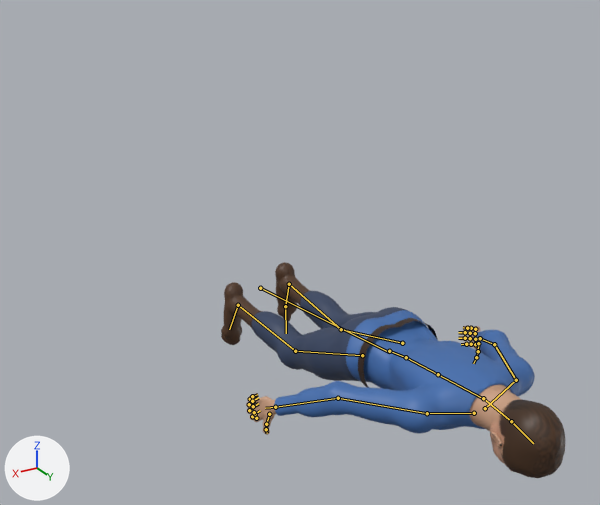
The glTF model assets/models/creatures/player.glb as it was, and as the next commit left it.
Rendered twice from a camera (50 mm lens) standing at (1.6, 3.01, 1.7) and looking at (-0.09, 0.2, 0.3). The axes (+X, +Y, +Z) are drawn at lower left. The lights are the same throughout. The first picture is the older version. Both versions are drawn at frame 19 of the action 'death'; the numbers are the values there. The bones that change, and the others that lie on the model, are drawn over the model as lines.

The first picture shows 'player'.
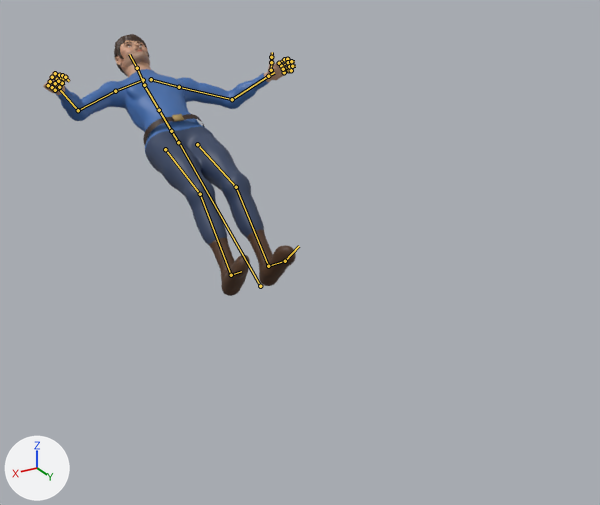
Pixel boxes (x1, y1, x2, y2) of what changed, in the pictures (600 x 505 px):
'player', posed (26% narrower, 21% taller): before (221, 262, 565, 478); after (43, 34, 296, 296)
bone 'root', root to tip: before (260, 288) to (389, 352); after (260, 286) to (178, 141)
bone 'spine', root to tip: before (406, 357) to (438, 374); after (171, 131) to (159, 110)
bone 'chest', root to tip: before (438, 374) to (481, 397); after (159, 110) to (145, 86)
bone 'upper_arm.L', root to tip: before (516, 380) to (494, 344); after (179, 87) to (232, 99)
bone 'forearm.L', root to tip: before (494, 344) to (480, 338); after (232, 99) to (268, 76)
bone 'upper_arm.R', root to tip: before (427, 413) to (338, 398); after (115, 91) to (78, 110)
bone 'forearm.R', root to tip: before (338, 398) to (275, 407); after (78, 110) to (58, 88)
bone 'index.01.R', root to tip: before (256, 418) to (252, 416); after (55, 73) to (59, 75)
bone 'index.02.R', root to tip: before (252, 416) to (255, 414); after (59, 75) to (63, 78)
bone 'index.03.R', root to tip: before (255, 414) to (260, 410); after (63, 78) to (65, 81)
bone 'middle.01.R', root to tip: before (254, 412) to (249, 410); after (52, 77) to (57, 79)
bone 'middle.02.R', root to tip: before (249, 410) to (252, 407); after (57, 79) to (62, 83)
bone 'middle.03.R', root to tip: before (252, 407) to (258, 403); after (62, 83) to (63, 85)
bone 'pinky.01.R', root to tip: before (253, 401) to (250, 399); after (48, 85) to (52, 87)
bone 'pinky.02.R', root to tip: before (250, 399) to (252, 396); after (52, 87) to (55, 90)
bone 'ring.01.R', root to tip: before (253, 406) to (249, 404); after (50, 81) to (55, 83)
bone 'ring.02.R', root to tip: before (249, 404) to (252, 401); after (55, 83) to (59, 87)
bone 'ring.03.R', root to tip: before (252, 401) to (258, 397); after (59, 87) to (60, 88)
bone 'thumb.01.R', root to tip: before (269, 414) to (266, 424); after (58, 81) to (62, 75)
bone 'thumb.02.R', root to tip: before (266, 424) to (266, 429); after (62, 75) to (65, 77)
bone 'head', root to tip: before (511, 421) to (533, 443); after (137, 68) to (129, 54)
bone 'thigh.L', root to tip: before (402, 343) to (341, 329); after (197, 144) to (236, 187)
bone 'shin.L', root to tip: before (341, 329) to (289, 284); after (236, 187) to (268, 266)
bone 'thigh.R', root to tip: before (362, 355) to (295, 351); after (165, 149) to (200, 194)
bone 'shin.R', root to tip: before (295, 351) to (238, 305); after (200, 194) to (231, 275)

What the commit changed:
Bone 'root' (bone_root) moves from (0.0, 0.07, 0.0) to (0.0, 0.079, 0.0).
Bone 'root' (bone_root) turns from (82, 0, 0) to (-62, 0, 0) degrees about its own x, y and z.
Bone 'spine' (bone_spine) turns from (4, 0, 0) to (2, 0, 0) degrees about its own x, y and z.
Bone 'chest' (bone_chest) turns from (0, 0, 0) to (0, 4, 0) degrees about its own x, y and z.
Bone 'upper_arm.L' (bone_upper_arm_l) turns from (3, -2, -10) to (4, -6, 19) degrees about its own x, y and z.
Bone 'forearm.L' (bone_forearm_l) turns from (12, 0, 0) to (45, 0, 0) degrees about its own x, y and z.
Bone 'upper_arm.R' (bone_upper_arm_r) turns from (3, 2, 10) to (4, 6, -19) degrees about its own x, y and z.
Bone 'forearm.R' (bone_forearm_r) turns from (12, 0, 0) to (45, 0, 0) degrees about its own x, y and z.
Bone 'index.01.R' (bone_index_01_r) turns from (0, 0, 34) to (0, 0, 62) degrees about its own x, y and z.
Bone 'index.02.R' (bone_index_02_r) turns from (0, 0, 45) to (0, 0, 81) degrees about its own x, y and z.
Bone 'index.03.R' (bone_index_03_r) turns from (0, 0, 26) to (0, 0, 47) degrees about its own x, y and z.
Bone 'middle.01.R' (bone_middle_01_r) turns from (0, 0, 34) to (0, 0, 62) degrees about its own x, y and z.
Bone 'middle.02.R' (bone_middle_02_r) turns from (0, 0, 45) to (0, 0, 81) degrees about its own x, y and z.
Bone 'middle.03.R' (bone_middle_03_r) turns from (0, 0, 26) to (0, 0, 47) degrees about its own x, y and z.
Bone 'pinky.01.R' (bone_pinky_01_r) turns from (0, 0, 38) to (0, 0, 68) degrees about its own x, y and z.
Bone 'pinky.02.R' (bone_pinky_02_r) turns from (0, 0, 49) to (0, 0, 89) degrees about its own x, y and z.
Bone 'ring.01.R' (bone_ring_01_r) turns from (0, 0, 36) to (0, 0, 65) degrees about its own x, y and z.
Bone 'ring.02.R' (bone_ring_02_r) turns from (0, 0, 47) to (0, 0, 85) degrees about its own x, y and z.
Bone 'ring.03.R' (bone_ring_03_r) turns from (0, 0, 27) to (0, 0, 49) degrees about its own x, y and z.
Bone 'thumb.01.R' (bone_thumb_01_r) turns from (1, 0, 7) to (-9, 0, 33) degrees about its own x, y and z.
Bone 'thumb.02.R' (bone_thumb_02_r) turns from (2, 0, 15) to (-13, 0, 41) degrees about its own x, y and z.
Bone 'head' (bone_head) turns from (0, 0, 15) to (-4, 0, 0) degrees about its own x, y and z.
Bone 'thigh.L' (bone_thigh_l) turns from (8, 0, 0) to (12, 0, 0) degrees about its own x, y and z.
Bone 'shin.L' (bone_shin_l) turns from (-17, 0, 0) to (-23, 0, 0) degrees about its own x, y and z.
Bone 'thigh.R' (bone_thigh_r) turns from (12, 1, -5) to (12, 0, 0) degrees about its own x, y and z.
Bone 'shin.R' (bone_shin_r) turns from (-21, 0, 0) to (-23, 0, 0) degrees about its own x, y and z.
